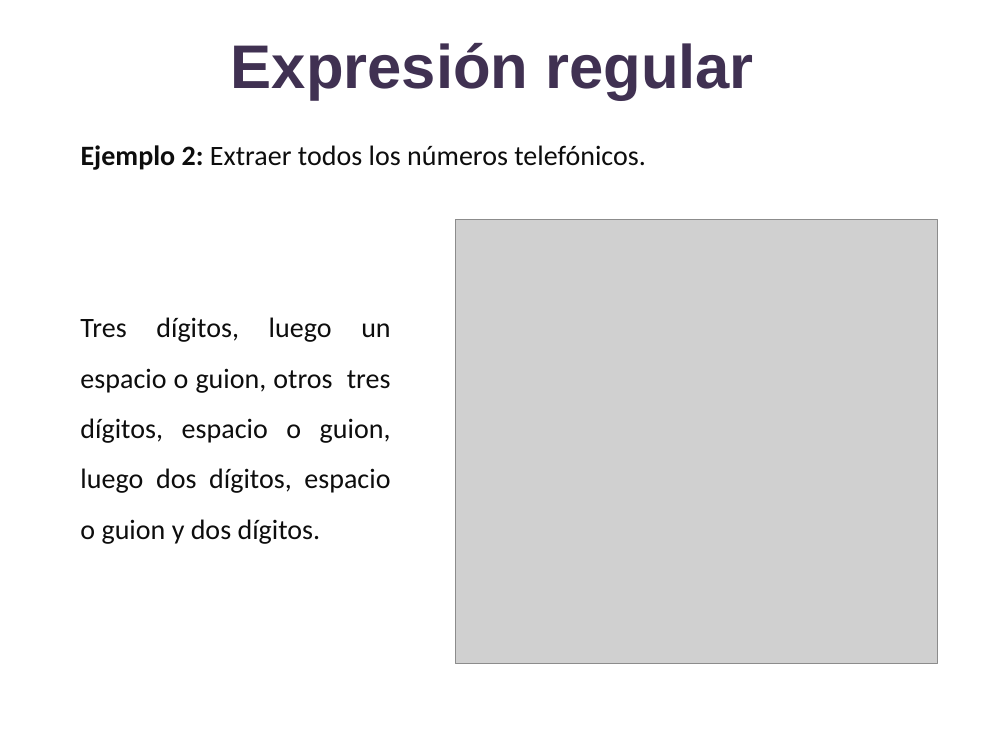
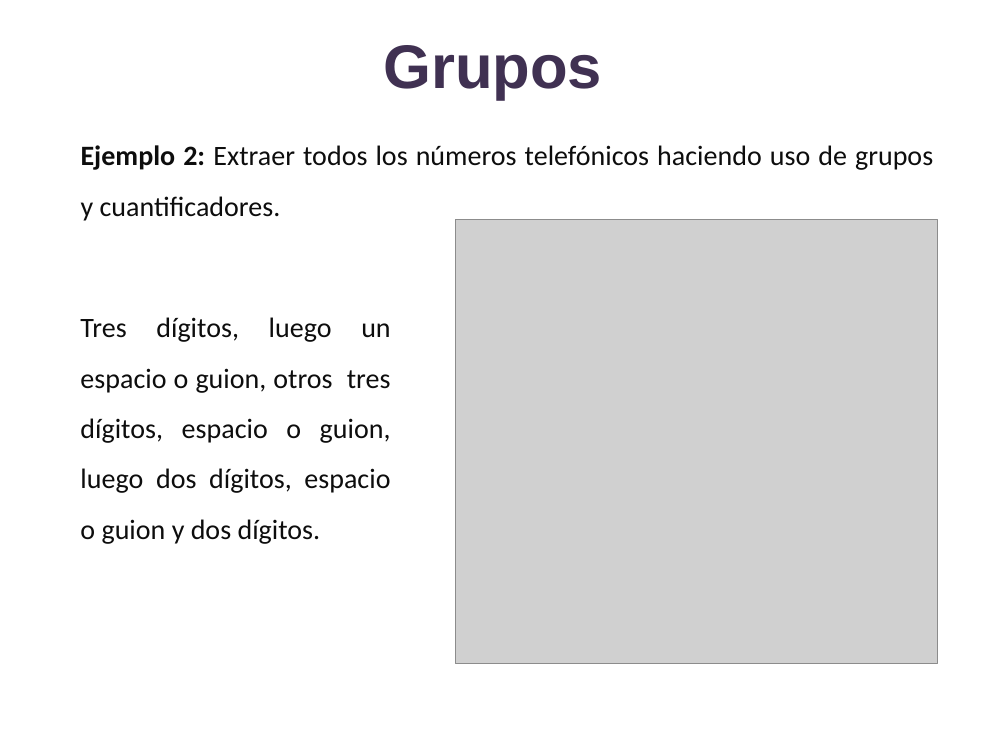
Before and after one commit to lizetheP/Analitica, a slide deck: slide 47 of CalendarioAgo2022/presentaciones/18_Expresiones_regulares.pptx (slide 49 before the commit). Drawn at 1008x756 pixels with LibreOffice and Linux fonts; fonts in the diff are those of the drawing; grey boxes stand for pictures. Boxes give left, top, right and bottom in pixels: in the first picture for what was removed or moved away, otherwise in the second. Text is boxed around its words. In the diff, an @@ line names an element or a change of style, - is before the commit and + after.

```diff
--- a/CalendarioAgo2022/presentaciones/18_Expresiones_regulares.pptx
+++ b/CalendarioAgo2022/presentaciones/18_Expresiones_regulares.pptx
@@ title at box(383, 45, 602, 99): text changed @@
-Expresión regular
+Grupos
@@ text at box(81, 145, 933, 221): text changed @@
-Ejemplo 2: Extraer todos los números telefónicos.
+Ejemplo 2: Extraer todos los números telefónicos haciendo uso de grupos y cuantificadores.
```
Also in this commit, not shown: 8 other slides changed, 1 slide added, 51 slides removed, 2 other files.
